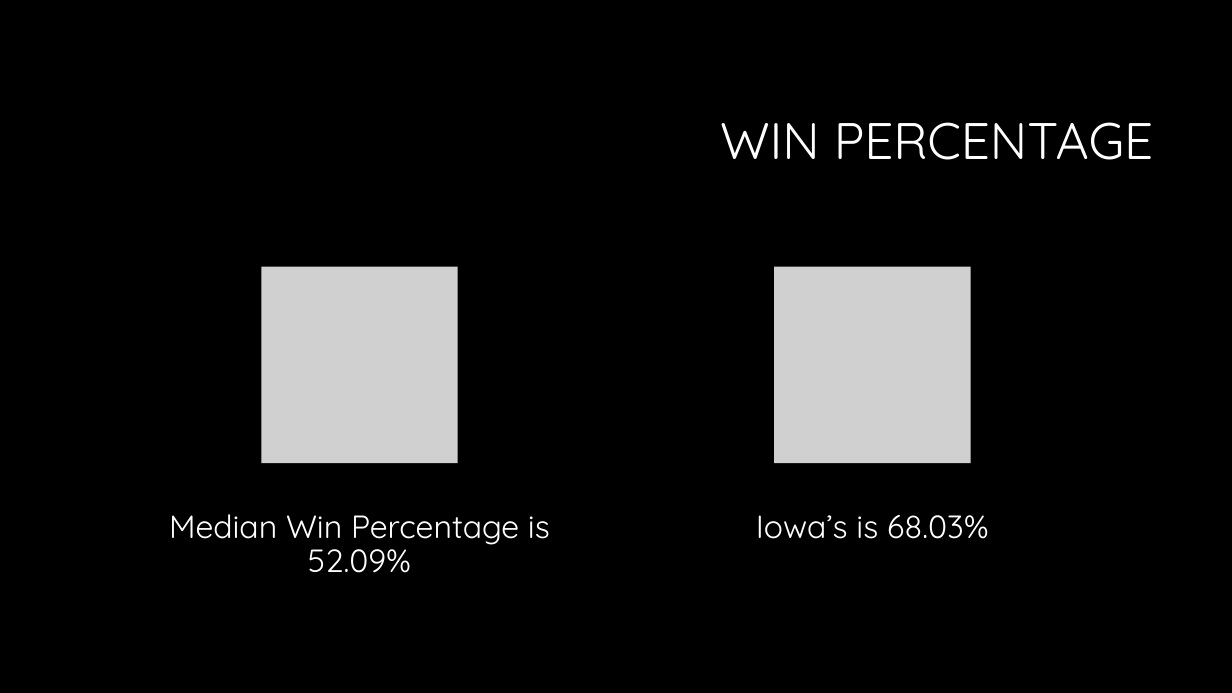
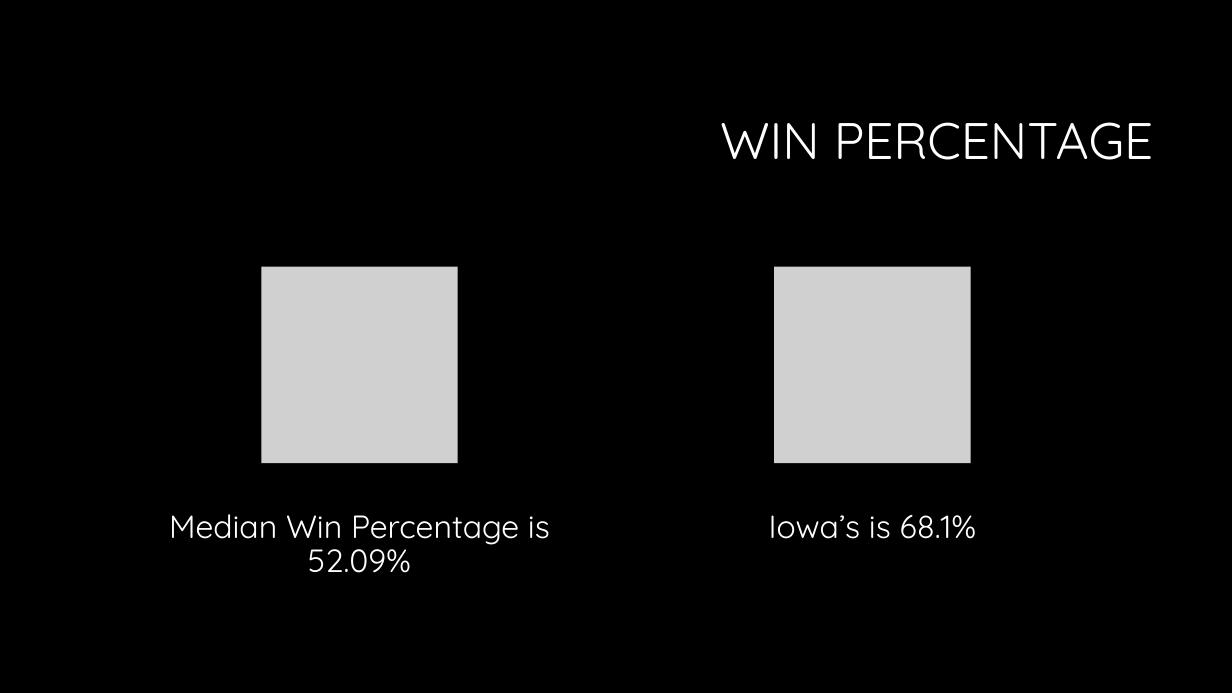
Before and after one commit to jakerbergen353/CollegeFootballProject, a slide deck: slide 9 of DDI COLLEGE FOOTBALL PRESENTATION.pptx. Drawn at 1232x693 pixels with LibreOffice and Linux fonts; fonts in the diff are those of the drawing; grey boxes stand for pictures; background and template pictures are left out. Boxes give left, top, right and bottom in pixels: in the first picture for what was removed or moved away, otherwise in the second. Text is boxed around its words. In the diff, an @@ line names an element or a change of style, - is before the commit and + after.

Commit message:
updates

```diff
--- a/DDI COLLEGE FOOTBALL PRESENTATION.pptx
+++ b/DDI COLLEGE FOOTBALL PRESENTATION.pptx
@@ text at (x1=769, y1=515, x2=977, y2=539): text changed @@
-Iowa’s is 68.03%
+Iowa’s is 68.1%
```
